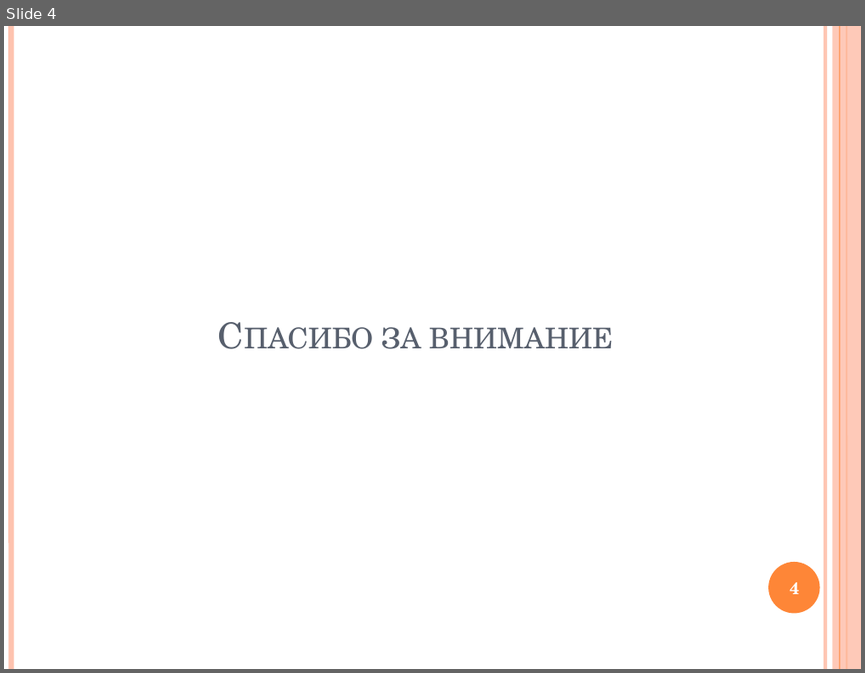
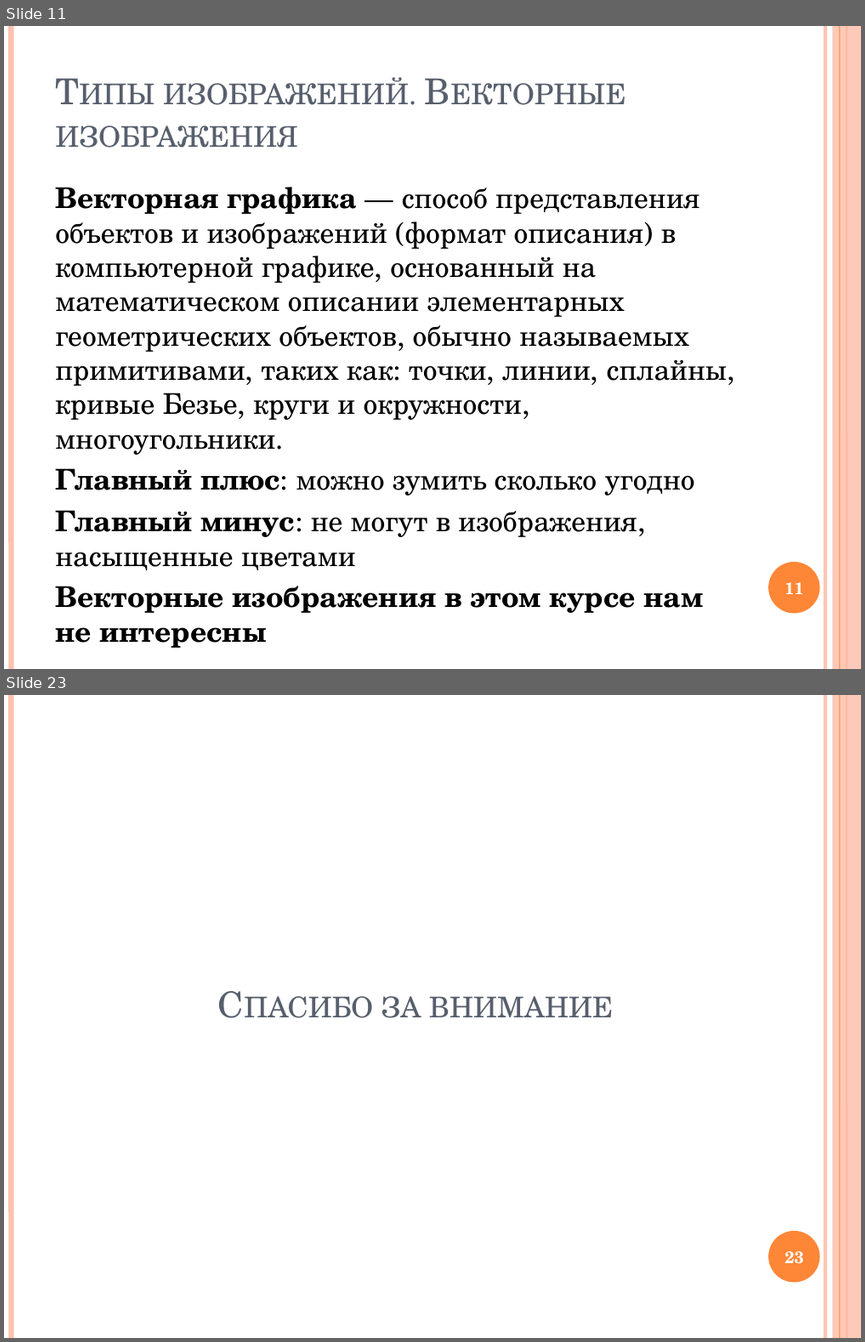
Before and after one commit to Kwentar/presentations, a slide deck: Image processing lessons/Lesson 1.pptx. Shown one above the other, each under a label of ours: slide 4 before the commit, slides 11 and 23 after it; the slides between them are not shown. The pictures are 865x673 and 865x1342 pixels, drawn with LibreOffice and Linux fonts; fonts in the diff are those of the drawing. Boxes give left, top, right and bottom in pixels: in the first picture for what was removed or moved away, otherwise in the second. Text is boxed around its words. In the diff, an @@ line names an element or a change of style, - is before the commit and + after.

```diff
--- a/Image processing lessons/Lesson 1.pptx
+++ b/Image processing lessons/Lesson 1.pptx
@@ slide 11 added at [4,26,861,669], background #FFFFFF; not listed: 6 template elements that a slide beside it also shows @@
@@ title added at [55,77,409,148], 30 pt, text #575F6D, small capitals @@
+Типы изображений. Векторные изображения
@@ text added at [55,187,727,647], 24 pt, text #000000 @@
+Векторная графика — способ представления объектов и изображений (формат описания) в компьютерной графике, основанный на математическом описании элементарных геометрических объектов, обычно называемых примитивами, таких как: точки, линии, сплайны, кривые Безье, круги и окружности, многоугольники.
+Главный плюс: можно зумить сколько угодно
+Главный минус: не могут в изображения, насыщенные цветами
+Векторные изображения в этом курсе нам не интересны
@@ page number added at [784,582,804,594], 14 pt, text #FFFFFF, bold @@
+11
@@ what was slide 4 is now slide 23 @@
@@ page number at [784,1251,804,1264]: text changed @@
-4
+23
```
Also in this commit, not shown: 1 slide changed, 20 other slides added, 2 slides removed.
